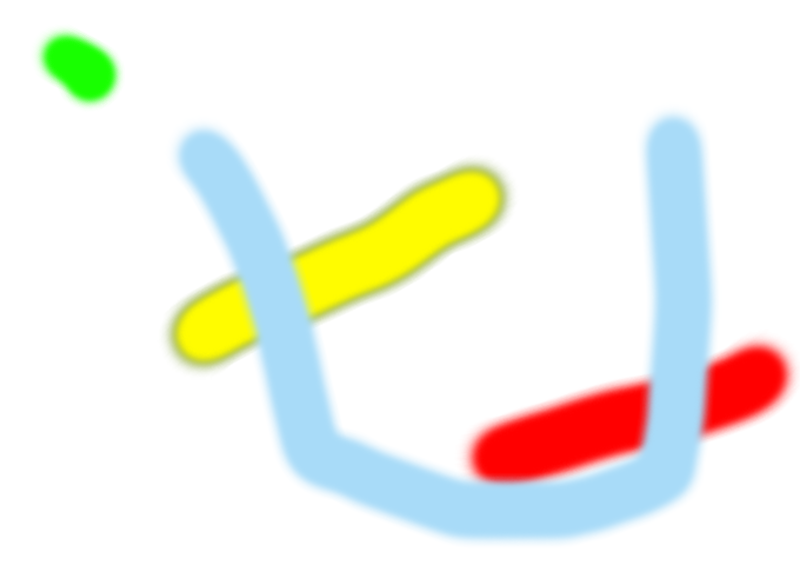
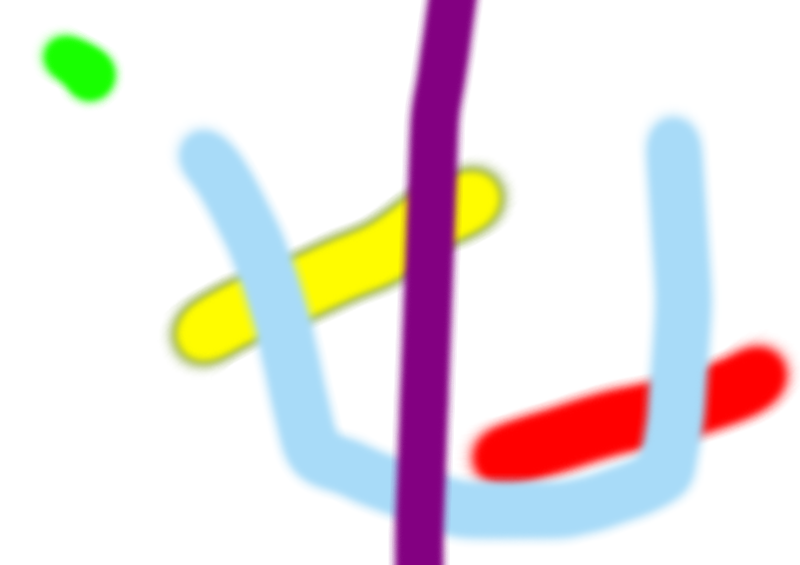
Revision of a layered 800 x 565 image; what changed, layer by layer:
painted on "Layer 3" over <box>388,0,484,565</box>
